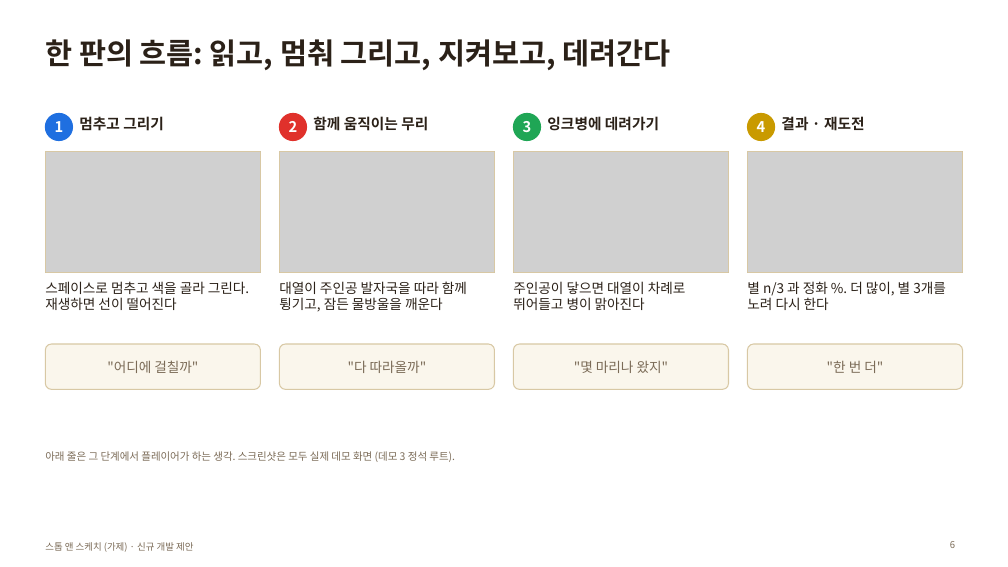
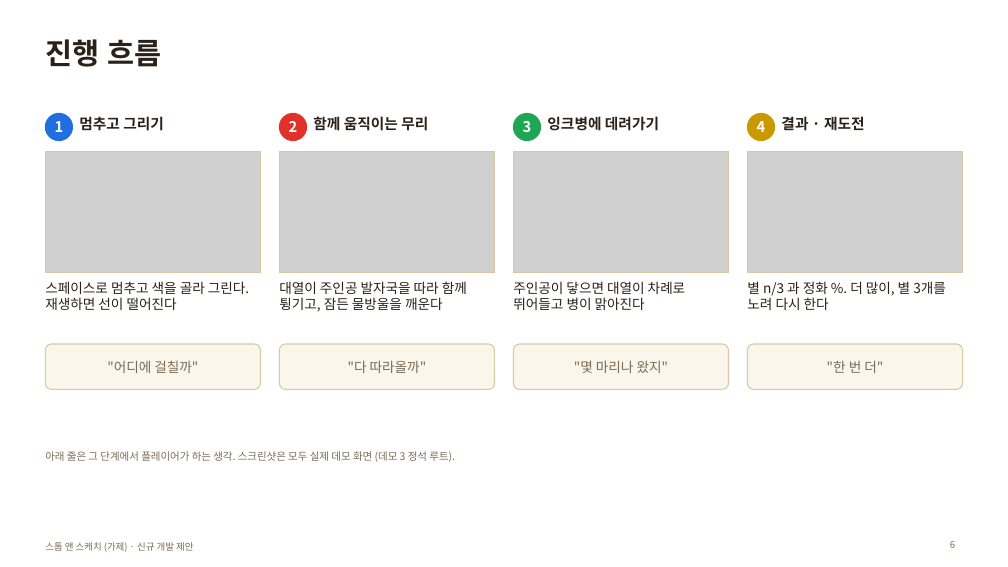
Before and after one commit to willy9068/Stop-Sketch, a slide deck: slide 6 of 스톱앤스케치_제안서.pptx. Drawn at 1008x567 pixels with LibreOffice and Linux fonts; fonts in the diff are those of the drawing; grey boxes stand for pictures. Boxes give left, top, right and bottom in pixels: in the first picture for what was removed or moved away, otherwise in the second. Text is boxed around its words. In the diff, an @@ line names an element or a change of style, - is before the commit and + after.

```diff
--- a/스톱앤스케치_제안서.pptx
+++ b/스톱앤스케치_제안서.pptx
@@ title at (45, 39, 162, 67): text changed @@
-한 판의 흐름: 읽고, 멈춰 그리고, 지켜보고, 데려간다
+진행 흐름
```
Also in this commit, not shown: 2 other slides changed, 31 other files.
